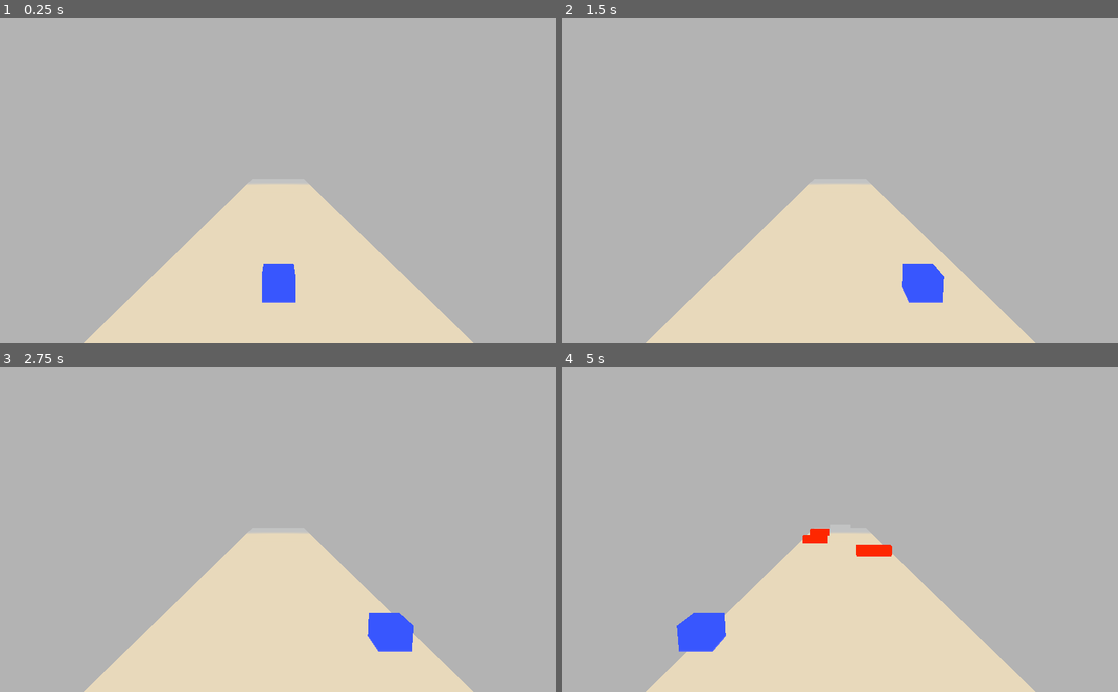
Above: before the commit, frames 1-4 (two rows, left to right).
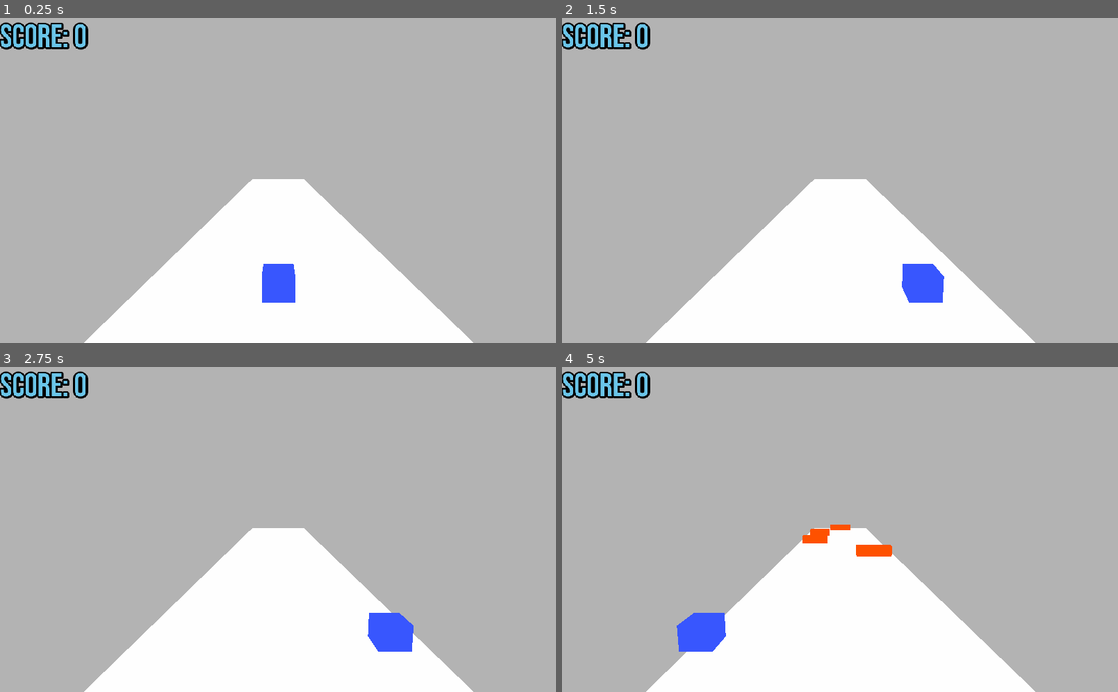
Above: after the commit, the same moments.

Repository: CrealStudio/Godot-Brackeys
Game: Godot game, scene res://scenes/World.tscn
The game is run twice, just before and just after one commit, with the same random seed, the same clock (stepped at 60 frames per second) and the same inputs.
Inputs:
- Up to frame 1 (0.25 s): no input
- Up to frame 2 (1.5 s): tap Enter at 0.5 s; hold D (right) 0.53-1.28 s; hold A (left) from 1.28 s (still down)
- Up to frame 3 (2.75 s): release A (left) at 2.03 s; hold D (right) from 2.03 s (still down)
- Up to frame 4 (5 s): tap Space at 3.5 s; release D (right) at 3.53 s; hold A (left) from 3.53 s (still down)

The runs differ from the first frame. In frame 1, 20% of the frame differs, in the area x 0-86%, y 1-100%; in frame 2, 20%; in frame 3, 20%; in frame 4, 21%.

Commit message:
minor changes

Diff:
--- a/Bracckeys but godot/scenes/World.tscn
+++ b/Bracckeys but godot/scenes/World.tscn
@@ -1,9 +1,10 @@
-[gd_scene load_steps=11 format=2]
+[gd_scene load_steps=13 format=2]
 
 [ext_resource path="res://scenes/Player.tscn" type="PackedScene" id=1]
 [ext_resource path="res://scenes/Floor.tscn" type="PackedScene" id=2]
 [ext_resource path="res://scripts/World.gd" type="Script" id=3]
 [ext_resource path="res://scenes/HitObjects.tscn" type="PackedScene" id=4]
+[ext_resource path="res://assets/font/BebasNeue-Regular.ttf" type="DynamicFontData" id=5]
 
 [sub_resource type="BoxShape" id=1]
 extents = Vector3( 8, 4, 1 )
@@ -15,9 +16,8 @@
 background_mode = 1
 background_color = Color( 0.705882, 0.705882, 0.705882, 0.682353 )
 background_energy = 0.0
-ambient_light_color = Color( 0.992157, 0.901961, 0.709804, 1 )
-ambient_light_sky_contribution = 0.0
-fog_enabled = true
+ambient_light_color = Color( 0.980392, 0.980392, 0.980392, 1 )
+ambient_light_energy = 3.31
 fog_color = Color( 0.764706, 0.768627, 0.768627, 1 )
 fog_sun_color = Color( 0.964706, 0.654902, 0.168627, 1 )
 fog_depth_begin = 80.0
@@ -26,7 +26,6 @@
 fog_transmit_curve = 1.41421
 fog_height_enabled = true
 fog_height_min = 0.7
-dof_blur_far_enabled = true
 dof_blur_far_distance = 44.69
 dof_blur_far_transition = 556.2
 dof_blur_far_amount = 0.14
@@ -38,6 +37,12 @@
 
 [sub_resource type="SpatialMaterial" id=6]
 albedo_color = Color( 0.215686, 0.215686, 0.215686, 0.211765 )
+
+[sub_resource type="DynamicFont" id=7]
+size = 60
+outline_size = 3
+outline_color = Color( 0, 0, 0, 1 )
+font_data = ExtResource( 5 )
 
 [node name="World" type="Spatial"]
 script = ExtResource( 3 )
@@ -110,6 +115,17 @@
 
 [node name="ScoreTimer" type="Timer" parent="."]
 
+[node name="CanvasLayer" type="CanvasLayer" parent="."]
+follow_viewport_enable = true
+
+[node name="Label" type="Label" parent="CanvasLayer"]
+margin_right = 40.0
+margin_bottom = 14.0
+custom_colors/font_color = Color( 0.419608, 0.776471, 0.917647, 1 )
+custom_colors/font_color_shadow = Color( 0, 0, 0, 1 )
+custom_fonts/font = SubResource( 7 )
+text = "Score: 0"
+
 [connection signal="body_entered" from="Area" to="." method="_on_Area_body_entered"]
 [connection signal="timeout" from="SpawnPoints/Timer" to="." method="_on_Timer_timeout"]
 [connection signal="body_entered" from="Area2" to="." method="_on_Area2_body_entered"]
--- a/Bracckeys but godot/scripts/Global.gd
+++ b/Bracckeys but godot/scripts/Global.gd
@@ -4,9 +4,13 @@
 var score : int = 0
 const DIV = 5
 
-func _physics_process(delta):
+var time_start = 0
+var time_now = 0
 
-	score += 1
+func _ready():
+	time_start = OS.get_unix_time()
 
-	var main_score = score
+func _process(delta):
+	time_now = OS.get_unix_time()
+	var score = time_now - time_start
 	print(score)
--- a/Bracckeys but godot/scripts/World.gd
+++ b/Bracckeys but godot/scripts/World.gd
@@ -6,14 +6,11 @@
 onready var spawn2 : Node = $SpawnPoints/P2
 onready var spawn3 : Node = $SpawnPoints/P3
 onready var SpawnTimer : Node = $SpawnPoints/Timer
+onready var ScoreLabel = $CanvasLayer/Label
 var SpawnFrequency : float = .5
 
-#spawn_choices = [point1, point2, point3]
-#var i = randi() % spawn_choices.size()        #give a number between 0 and the amount of array slots - 1
-#spawn_location = spawn_choices[i]
-
-var ground = preload("res://scenes/Floor.tscn")
-
+func _process(delta):
+	ScoreLabel.text = "Score: " + str(Global.score)
 
 func _on_Area_body_entered(body):
 	if body.is_in_group("Player"):
Binary file added: Bracckeys but godot/assets/font/BebasNeue-Regular.ttf
Not shown, added: Bracckeys but godot/assets/font/OFL.txt
